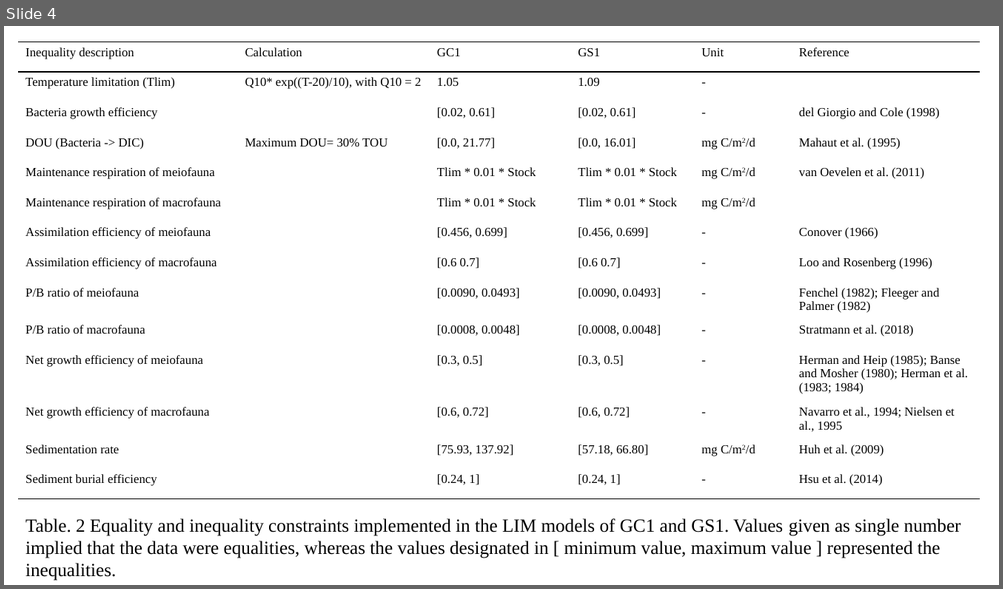
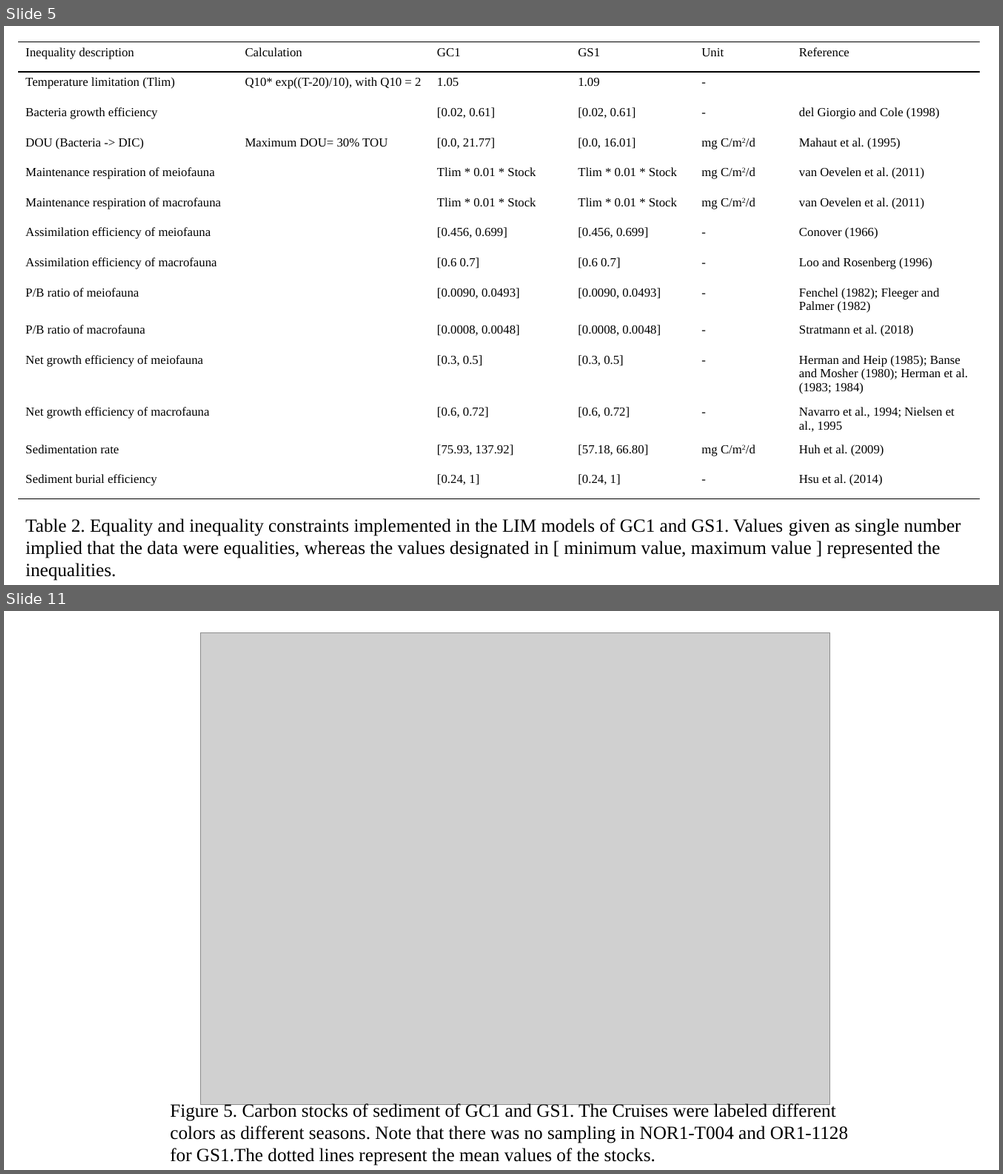
Before and after one commit to chueh1115/GPSC_data, a slide deck: context/thesis_fig.pptx. Shown one above the other, each under a label of ours: slide 4 before the commit, slides 5 and 11 after it; the slides between them are not shown. The pictures are 1003x589 and 1003x1174 pixels, drawn with LibreOffice and Linux fonts; fonts in the diff are those of the drawing; grey boxes stand for pictures. Boxes give left, top, right and bottom in pixels: in the first picture for what was removed or moved away, otherwise in the second. Text is boxed around its words. In the diff, an @@ line names an element or a change of style, - is before the commit and + after.

```diff
--- a/context/thesis_fig.pptx
+++ b/context/thesis_fig.pptx
@@ slide 11 added at box(4, 611, 999, 1170), background #FFFFFF @@
@@ picture added at box(200, 632, 830, 1105) @@
@@ text added at box(170, 1102, 848, 1166), 18 pt, text #000000 @@
+Figure 5. Carbon stocks of sediment of GC1 and GS1. The Cruises were labeled different colors as different seasons. Note that there was no sampling in NOR1-T004 and OR1-1128 for GS1.The dotted lines represent the mean values of the stocks.
@@ what was slide 4 is now slide 5 @@
@@ slide 5 changed as well @@
@@ table at box(18, 42, 980, 499) @@
-row 6, column 6: 
+row 6, column 6: van Oevelen et al. (2011)
@@ text at box(25, 519, 961, 581): text changed @@
-Table. 2 Equality and inequality constraints implemented in the LIM models of GC1 and GS1. Values given as single number implied that the data were equalities, whereas the values designated in [ minimum value, maximum value ] represented the inequalities.
+Table 2. Equality and inequality constraints implemented in the LIM models of GC1 and GS1. Values given as single number implied that the data were equalities, whereas the values designated in [ minimum value, maximum value ] represented the inequalities.
```
Also in this commit, not shown: 16 other slides changed, 13 other slides added, 13 slides removed.
